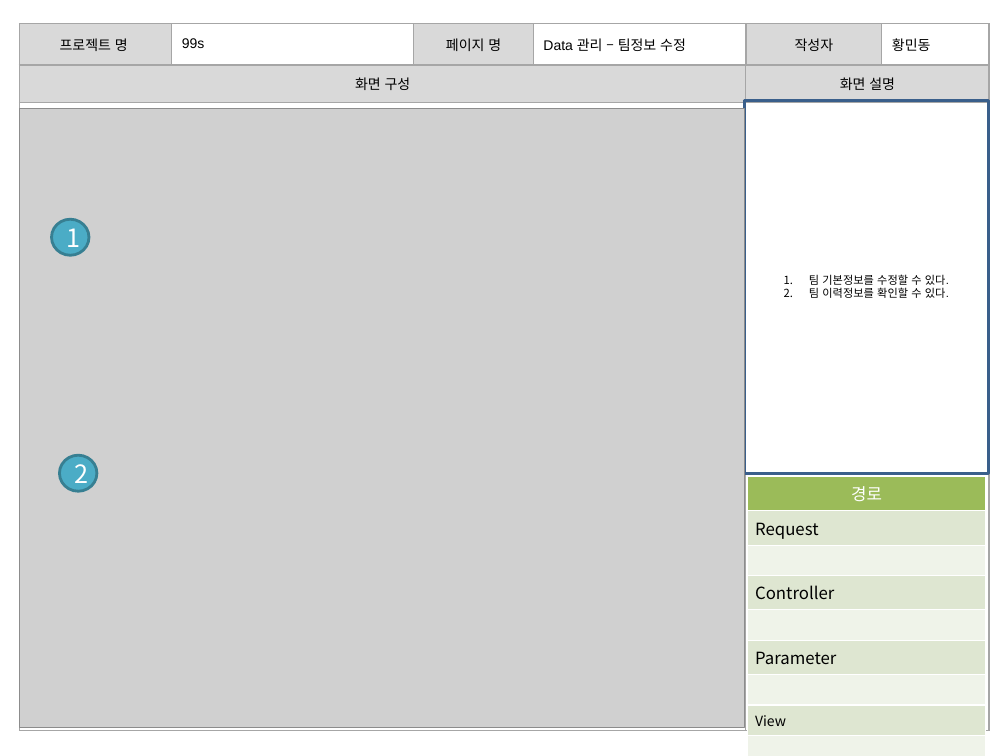
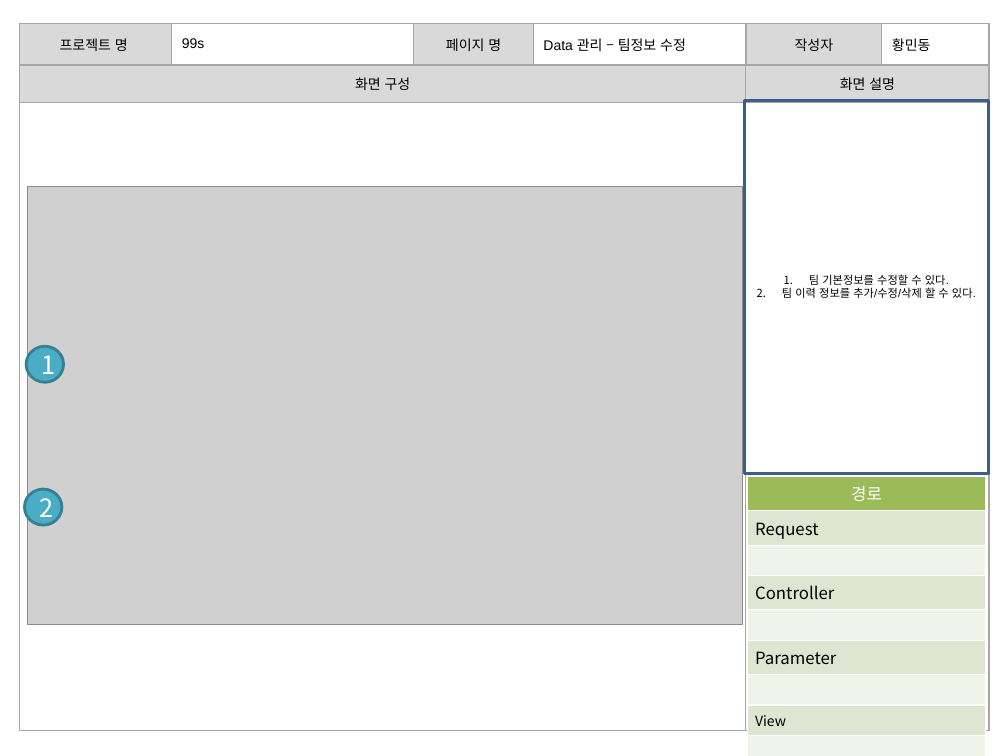
Before and after one commit to banana1531/ggs, a slide deck: slide 11 of doc/0.공용폴더/07 스토리보드/스토리보드 - 관리자 페이지.pptx. Drawn at 1008x756 pixels with LibreOffice and Linux fonts; fonts in the diff are those of the drawing; grey boxes stand for pictures. Boxes give left, top, right and bottom in pixels: in the first picture for what was removed or moved away, otherwise in the second. Text is boxed around its words. In the diff, an @@ line names an element or a change of style, - is before the commit and + after.

```diff
--- a/doc/0.공용폴더/07 스토리보드/스토리보드 - 관리자 페이지.pptx
+++ b/doc/0.공용폴더/07 스토리보드/스토리보드 - 관리자 페이지.pptx
@@ picture: place and size @@
-picture at [20,108,745,727]
+picture at [28,186,743,625]
@@ text in rectangle at [782,287,976,298]: text changed @@
-2. 팀 이력정보를 확인할 수 있다.
+2. 팀 이력 정보를 추가/수정/삭제 할 수 있다.
@@ ellipse "1": place and size @@
-ellipse "1" at [51,220,89,256]
+ellipse "1" at [26,347,64,383]
@@ ellipse "2": place and size @@
-ellipse "2" at [59,456,97,492]
+ellipse "2" at [24,489,61,525]
```
Also in this commit, not shown: 11 other slides changed, 1 slide removed.
